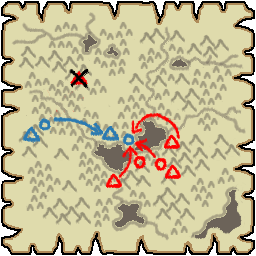
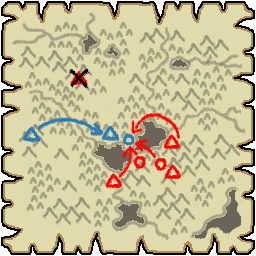
Before/after of a 256 × 256 layered artwork. What changed in the layer stack:
painted on "plans" over 37, 107, 70, 136
